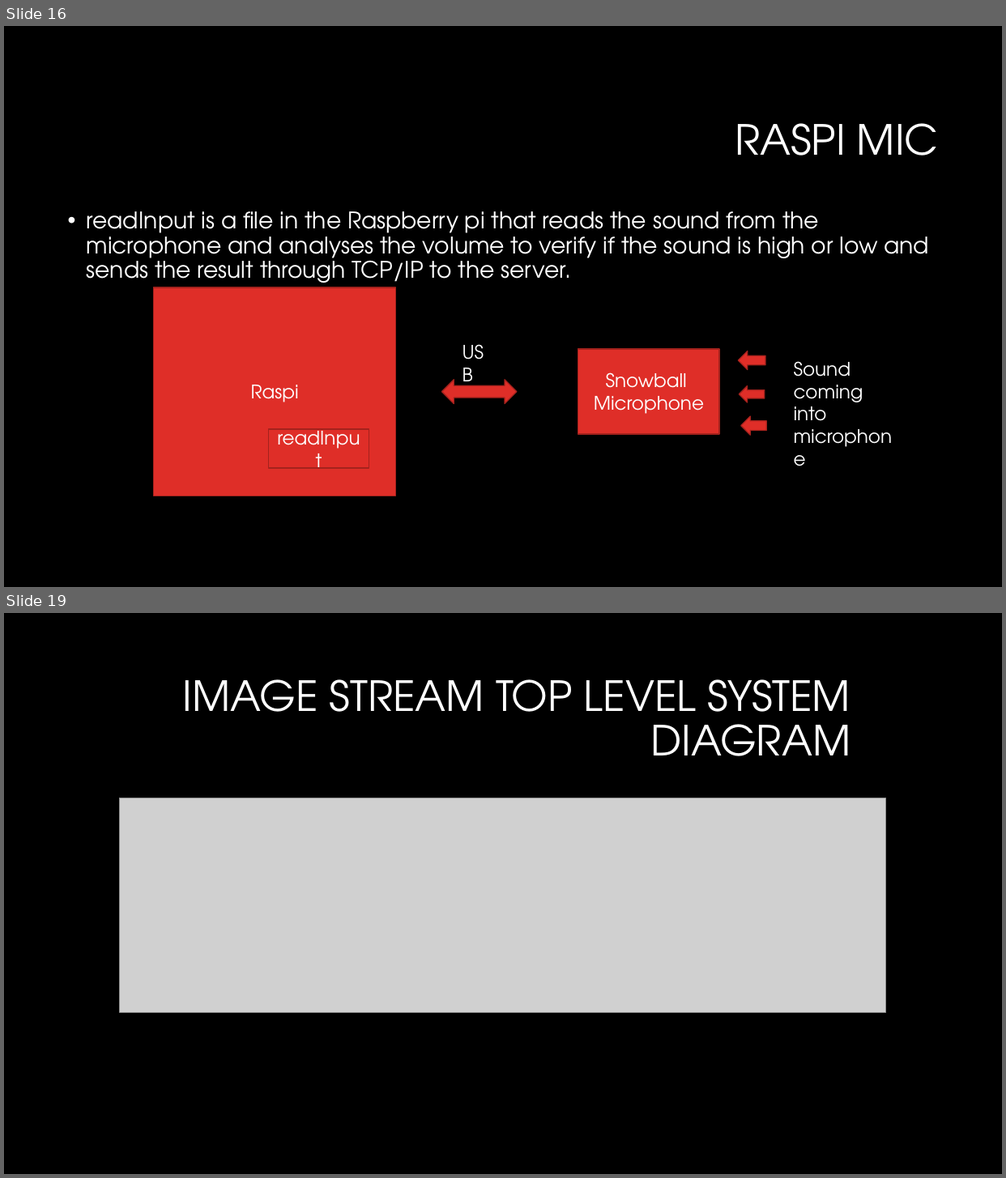
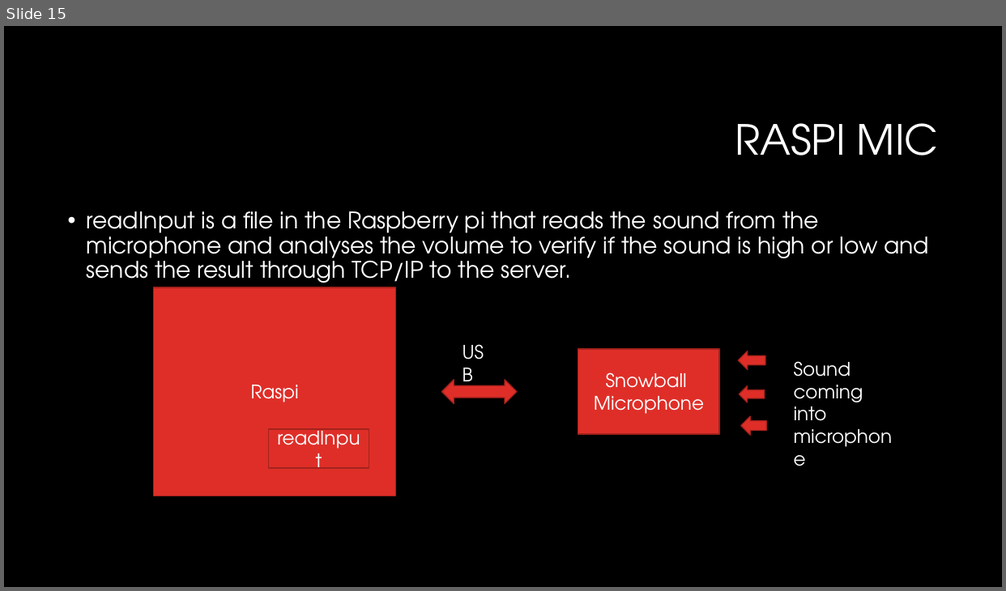
Before and after one commit to saeedalavinia/Sysc3010_Term_Project, a slide deck: Baby monitor System_codeReview.pptx. Shown one above the other, each under a label of ours: slides 16 and 19 before the commit, slide 15 after it; the slides between them are not shown. The pictures are 1006x1178 and 1006x591 pixels, drawn with LibreOffice and Linux fonts; fonts in the diff are those of the drawing; grey boxes stand for pictures; background and template pictures are left out. Boxes give left, top, right and bottom in pixels: in the first picture for what was removed or moved away, otherwise in the second. Text is boxed around its words. In the diff, an @@ line names an element or a change of style, - is before the commit and + after.

```diff
--- a/Baby monitor System_codeReview.pptx
+++ b/Baby monitor System_codeReview.pptx
@@ slide 19 removed at box(4, 613, 1002, 1174), background #000000 @@
@@ title removed at box(183, 679, 851, 756) @@
-IMAGE STREAM TOP LEVEL SYSTEM DIAGRAM
@@ picture removed at box(120, 798, 887, 1013) @@
@@ what was slide 16 is now slide 15 @@
```
Also in this commit, not shown: 4 slides changed, 5 other slides removed, 11 other files.
